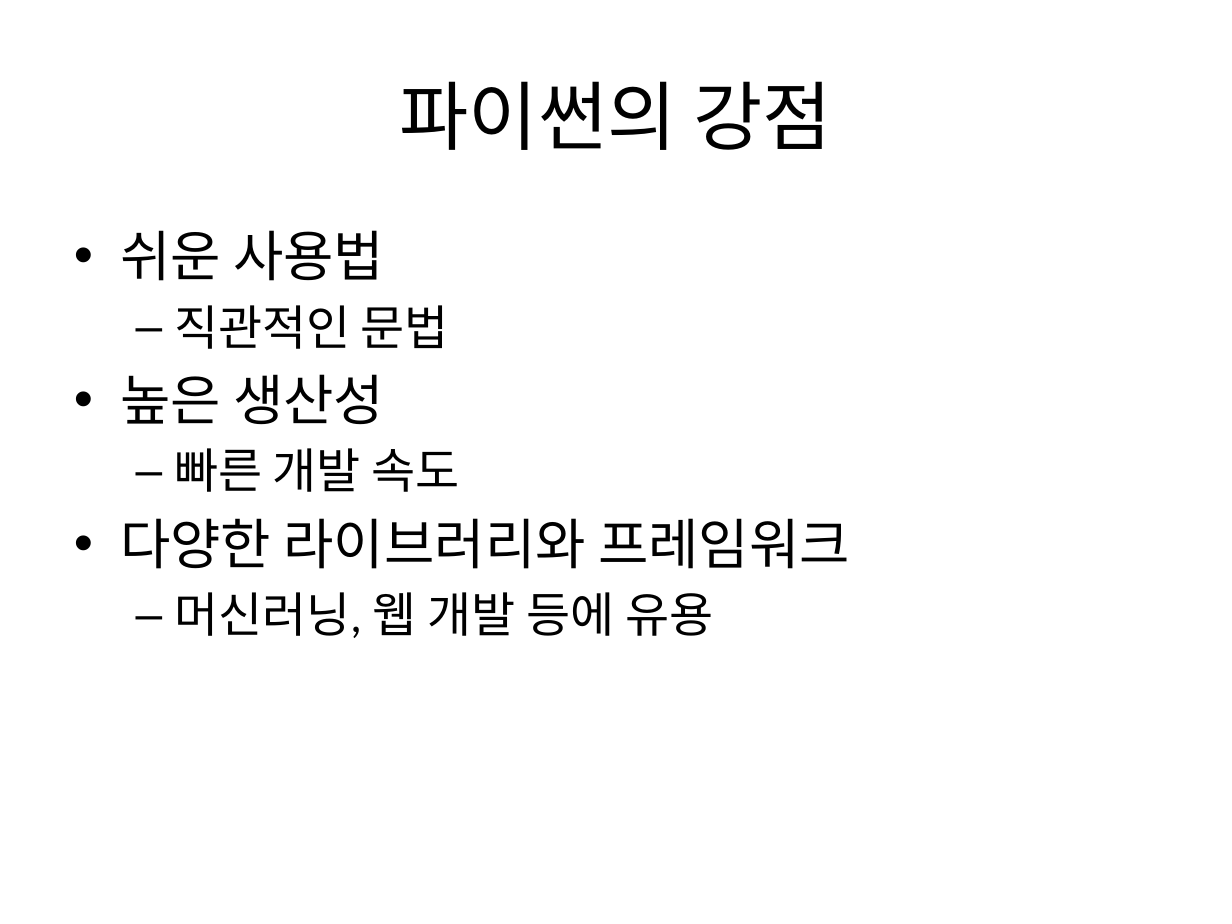
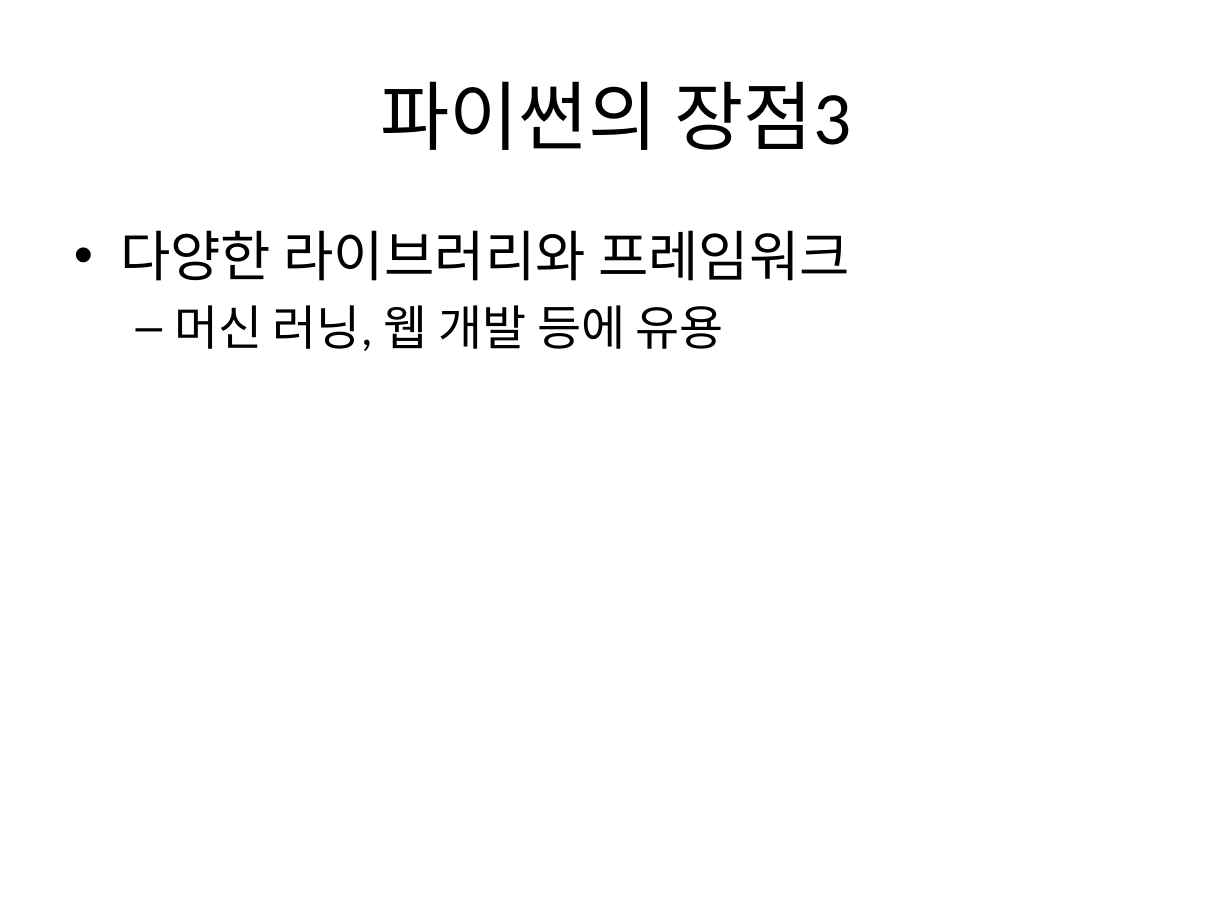
Before and after one commit to himzei/dhu_python, a slide deck: slide 3 of 일잘러/4_파워포인트다루기/presentation_with_list.pptx (slide 1 before the commit). Drawn at 1232x924 pixels with LibreOffice and Linux fonts; fonts in the diff are those of the drawing. Boxes give left, top, right and bottom in pixels: in the first picture for what was removed or moved away, otherwise in the second. Text is boxed around its words. In the diff, an @@ line names an element or a change of style, - is before the commit and + after.

```diff
--- a/일잘러/4_파워포인트다루기/presentation_with_list.pptx
+++ b/일잘러/4_파워포인트다루기/presentation_with_list.pptx
@@ title at bbox=[380, 81, 851, 150]: text changed @@
-파이썬의 강점
+파이썬의 장점3
@@ text at bbox=[120, 230, 460, 492]: paragraphs removed @@
-• 쉬운 사용법
-  – 직관적인 문법
-• 높은 생산성
-  – 빠른 개발 속도
@@ text at bbox=[174, 305, 724, 351]: spaces changed @@
-  – 머신러닝, 웹 개발 등에 유용
+  – 머신 러닝, 웹 개발 등에 유용
```
Also in this commit, not shown: 2 slides added, 14 other files.
